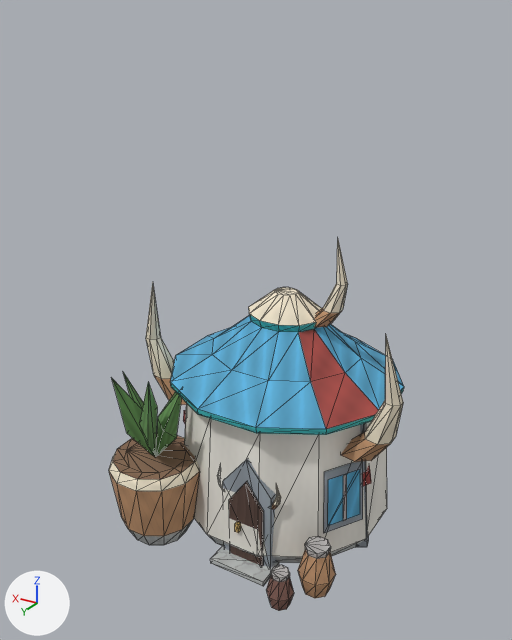
What one commit did to the glTF model Assets/GodSim/Art/Models/Buildings/Orc/LearningHealth/bld_orc_herbalist_future_v0.glb.
The view is the same before and after, from a 50 mm camera at (-0.923, 1.519, 1.404) aimed at (-0.012, 0.001, 0.645). The axes (+X, +Y, +Z) are drawn at lower left. The lights are the same throughout. The first picture is the older version. Mesh edges are drawn as thin lines. Vertices at exactly the same position are counted once.

Objects in the first picture: 'LOD0'.
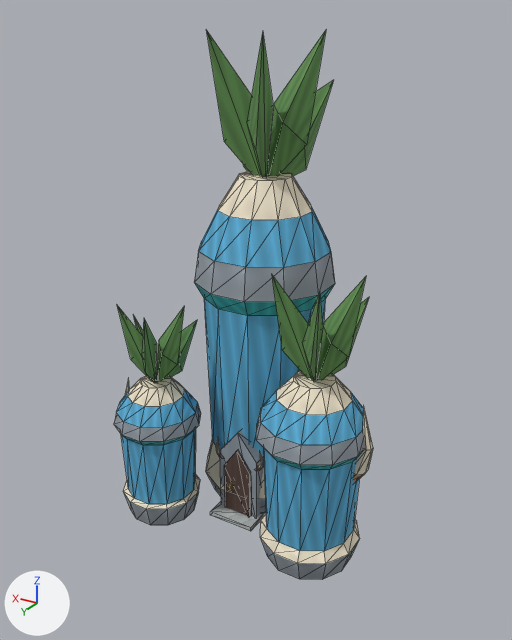
Location of each change, [x1, y1, x2, y2] in pixels of the pictures (512 x 640 px; the box of a moved part takes in the faces that stretch with it):
'LOD0', reshaped (12% narrower, 48% taller)
    before: [109, 241, 404, 611]
    after: [114, 30, 373, 579]
part 1 of me_lod0, moved or reshaped
    before: [314, 241, 348, 327]
    after: [354, 408, 373, 482]
part 2 of me_lod0, moved or reshaped
    before: [271, 484, 281, 509]
    after: [257, 452, 264, 471]
part 3 of me_lod0, moved or reshaped
    before: [210, 545, 279, 586]
    after: [210, 502, 263, 531]
part 4 of me_lod0, moved or reshaped
    before: [229, 481, 264, 566]
    after: [220, 430, 264, 518]
part 5 of me_lod0, moved or reshaped
    before: [223, 459, 278, 568]
    after: [224, 450, 251, 517]
part 6 of me_lod0, moved or reshaped
    before: [235, 522, 241, 533]
    after: [228, 482, 233, 491]
part 7 of me_lod0, moved or reshaped (not visible before)
    after: [216, 437, 220, 457]
part 8 of me_lod0, rebuilt (40% narrower, 24% taller)
    before: [170, 287, 404, 563]
    after: [194, 171, 335, 513]
part 9 of me_lod0, added
    after: [256, 371, 365, 579]
part 10 of me_lod0, added
    after: [114, 373, 201, 525]
part 11 of me_lod0, added (green)
    after: [272, 275, 369, 382]
part 12 of me_lod0, added (green)
    after: [206, 30, 334, 178]
part 13 of me_lod0, added (green)
    after: [117, 305, 197, 383]
part 14 of me_lod0, deleted
    before: [183, 410, 371, 611]
part 15 of me_lod0, deleted
    before: [109, 282, 200, 545]
part 16 of me_lod0, deleted
    before: [341, 336, 403, 547]

Edits to the bpy script that builds the scene:
```text
Change me_lod0:
    used by ob_lod0; location = (0.0, 0.0, 0.0)
    remove me_lod0.from_pydata(...)  # 467 vertices, 729 faces; spans x -0.45..0.339, y -0.394..0.333, z 0.0..0.884
    add me_lod0.from_pydata(...)  # 475 vertices, 806 faces; spans x -0.386..0.39, y -0.358..0.238, z 0.0..1.371
    me_lod0 part 1: the loose piece of 22 vertices spanning x -0.232..-0.123, y -0.124..-0.057, z 0.635..0.884 is scaled about its middle by 0.958, then moved by (-0.156, 0.138, -0.373)
    me_lod0 part 2: the loose piece of 22 vertices spanning x -0.197..-0.159, y 0.172..0.196, z 0.211..0.297 is scaled about its middle by 0.844, then moved by (0.143, -0.161, -0.037)
    me_lod0 part 3: the loose piece of 8 vertices spanning x -0.185..-0.015, y 0.165..0.252, z 0.0..0.015 is scaled about its middle by (0.844, 0.844, 0.857), then moved by (0.131, -0.165, -0.001)
    me_lod0 part 4: the loose piece of 10 vertices spanning x -0.152..-0.047, y 0.192..0.202, z 0.0..0.272 is scaled about its middle by (1.22, 5.91, 1.07), then moved by (0.131, -0.194, 0.01)
    me_lod0 part 5: the loose piece of 10 vertices spanning x -0.176..-0.024, y 0.126..0.196, z 0.0..0.34 is scaled about its middle by (0.582, 0.143, 0.686), then moved by (0.131, -0.127, -0.053)
    me_lod0 part 6: the loose piece of 8 vertices spanning x -0.084..-0.073, y 0.202..0.215, z 0.109..0.134 is scaled about its middle by (0.844, 1, 0.857), then moved by (0.127, -0.163, -0.017)
    me_lod0 part 7: the loose piece of 22 vertices spanning x -0.039..-0.002, y 0.172..0.196, z 0.211..0.297 is scaled about its middle by 0.844, then moved by (0.118, -0.161, -0.037)
    me_lod0 part 8: the loose piece of 108 vertices spanning x -0.385..0.271, y -0.394..0.223, z 0.0..0.708 is rebuilt with 96 vertices and now spans x -0.151..0.246, y -0.345..0.051, z 0.0..1.004
    me_lod0 part 9: a new loose piece of 96 vertices spanning x -0.372..-0.075, y -0.087..0.21, z 0.0..0.551, in mat_godsim_buildings
    me_lod0 part 10: a new loose piece of 96 vertices spanning x 0.133..0.38, y -0.01..0.238, z 0.0..0.437, in mat_godsim_buildings
    me_lod0 part 11: a new loose piece of 21 vertices spanning x -0.327..-0.07, y -0.096..0.162, z 0.529..0.834, in mat_godsim_buildings
    me_lod0 part 12: a new loose piece of 21 vertices spanning x -0.09..0.251, y -0.358..-0.014, z 0.964..1.371, in mat_godsim_buildings
    me_lod0 part 13: a new loose piece of 21 vertices spanning x 0.17..0.384, y -0.018..0.197, z 0.42..0.674, in mat_godsim_buildings
    me_lod0 part 14: 13 loose pieces with 116 vertices, spanning x -0.371..0.257, y -0.285..0.314, z 0.0..0.313, are deleted
    me_lod0 part 15: 111 vertices removed from x 0.071..0.339, y -0.038..0.333, z 0.0..0.719
    me_lod0 part 16: 30 vertices removed from x -0.45..-0.287, y -0.038..0.071, z 0.016..0.719
    other edits to the shape of me_lod0 do not show in these pictures
```
